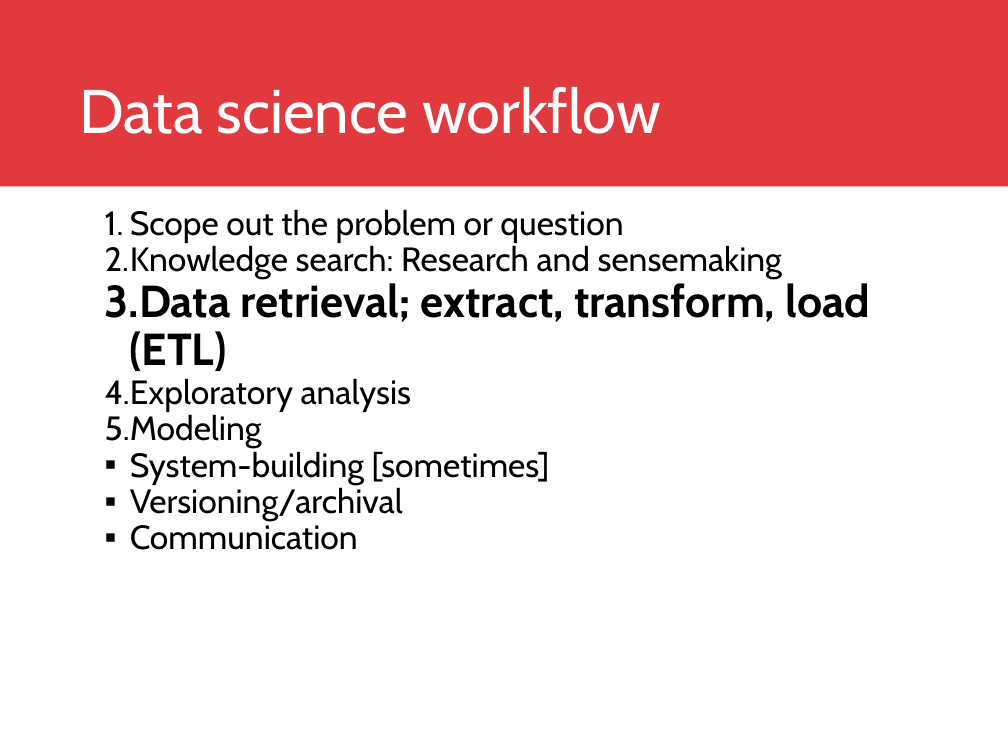
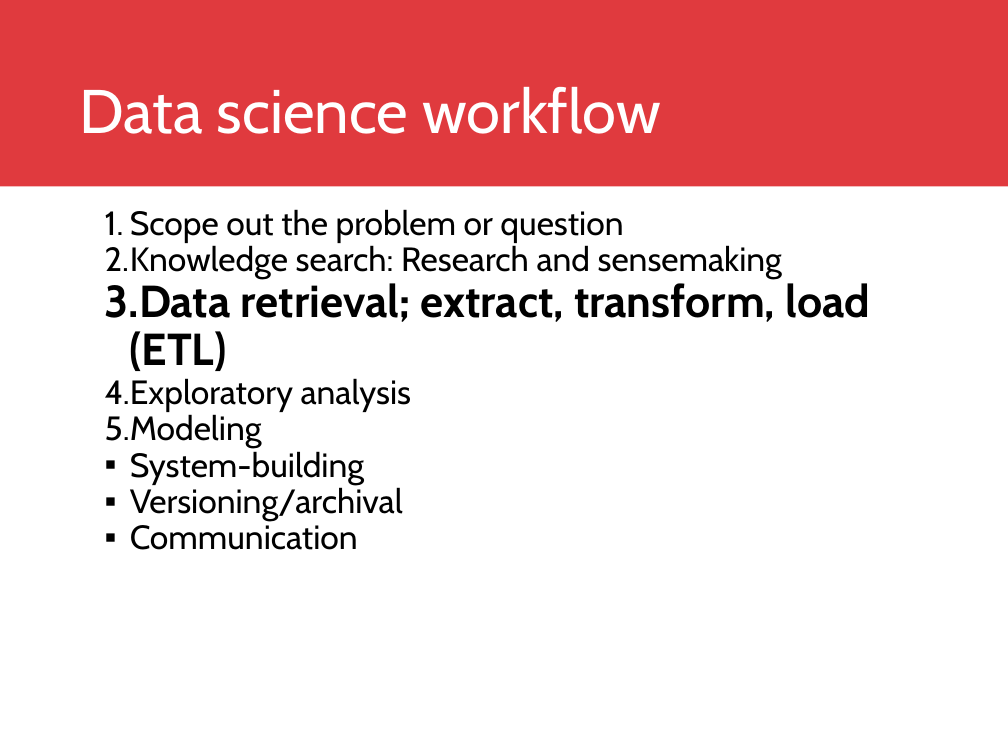
Before and after one commit to DreaJulca/streamvis-lecture, a slide deck: slide 9 of Visual Data Science.pptx. Drawn at 1008x756 pixels with LibreOffice and Linux fonts; fonts in the diff are those of the drawing; background and template pictures are left out. Boxes give left, top, right and bottom in pixels: in the first picture for what was removed or moved away, otherwise in the second. Text is boxed around its words. In the diff, an @@ line names an element or a change of style, - is before the commit and + after.

```diff
--- a/Visual Data Science.pptx
+++ b/Visual Data Science.pptx
@@ text at (130, 451, 364, 485): text changed @@
-▪ System-building [sometimes]
+▪ System-building
```
Also in this commit, not shown: 7 other slides changed, 3 slides added.
